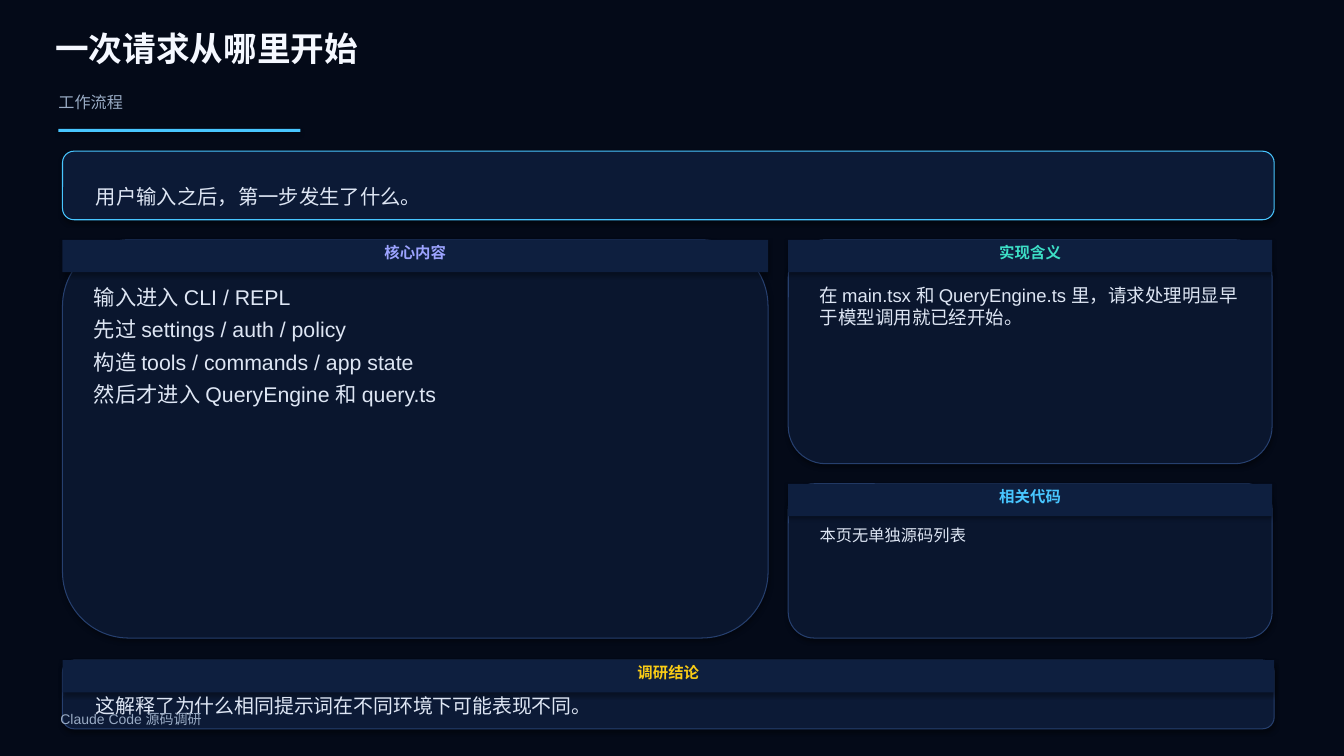
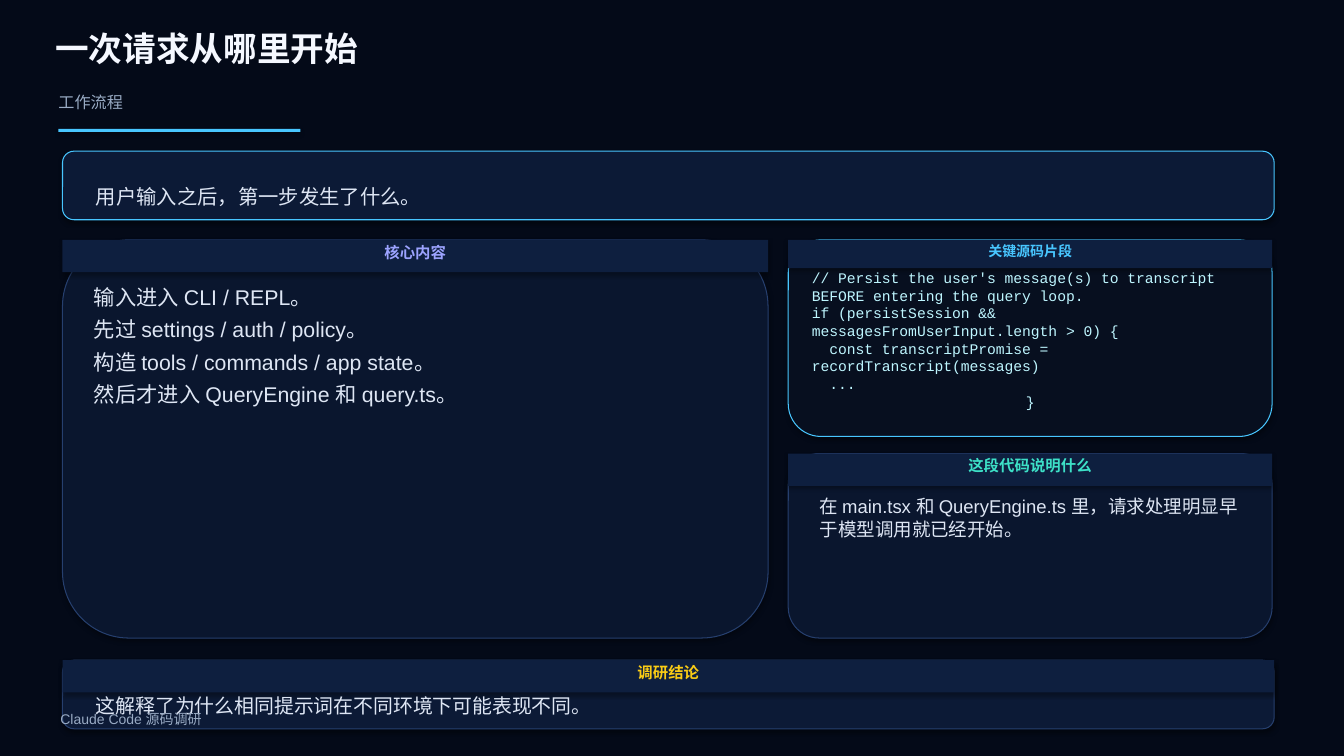
Before and after one commit to boboliu-1010/ccode, a slide deck: slide 7 of docs/zh/10-Claude Code 源码调研.pptx (slide 9 before the commit). Drawn at 1344x756 pixels with LibreOffice and Linux fonts; fonts in the diff are those of the drawing. Boxes give left, top, right and bottom in pixels: in the first picture for what was removed or moved away, otherwise in the second. Text is boxed around its words. In the diff, an @@ line names an element or a change of style, - is before the commit and + after.

```diff
--- a/docs/zh/10-Claude Code 源码调研.pptx
+++ b/docs/zh/10-Claude Code 源码调研.pptx
@@ rounded rectangle removed at (788, 240, 1272, 464) @@
@@ rectangle removed at (788, 240, 1272, 272) @@
-实现含义
@@ rounded rectangle added at (788, 240, 1272, 437), fill #070F1F, outline #48C6FF 0.75 pt, 10.5 pt, text #BEF6FF @@
+// Persist the user's message(s) to transcript BEFORE entering the query loop.
+if (persistSession && messagesFromUserInput.length > 0) {
+const transcriptPromise = recordTranscript(messages)
+...
+}
@@ rectangle added at (788, 240, 1272, 268), fill #0E1F3F, 10 pt, text #48C6FF, bold @@
+关键源码片段
@@ text at (94, 287, 458, 407): text changed @@
-输入进入 CLI / REPL
-先过 settings / auth / policy
-构造 tools / commands / app state
-然后才进入 QueryEngine 和 query.ts
+输入进入 CLI / REPL。
+先过 settings / auth / policy。
+构造 tools / commands / app state。
+然后才进入 QueryEngine 和 query.ts。
@@ rounded rectangle: place and size @@
-rounded rectangle at (788, 484, 1272, 638)
+rounded rectangle at (788, 454, 1272, 638)
@@ rectangle "这段代码说明什么": place and size @@
-rectangle "这段代码说明什么" at (788, 484, 1272, 516)
+rectangle "这段代码说明什么" at (788, 454, 1272, 486)
@@ text in rectangle at (968, 458, 1091, 473): text changed; text colour #48C6FF to #3DE0C7 @@
-相关代码
+这段代码说明什么
@@ text "在 main.tsx 和 QueryEngine.ts 里，请求处理明显早于模型调用就已经开始。": place and size @@
-text "在 main.tsx 和 QueryEngine.ts 里，请求处理明显早于模型调用就已经开始。" at (820, 286, 1237, 326)
+text "在 main.tsx 和 QueryEngine.ts 里，请求处理明显早于模型调用就已经开始。" at (820, 497, 1237, 538)
@@ text removed at (820, 527, 966, 543) @@
-本页无单独源码列表
```
Also in this commit, not shown: 29 other slides changed, 2 slides added, 18 slides removed, 2 other files.
